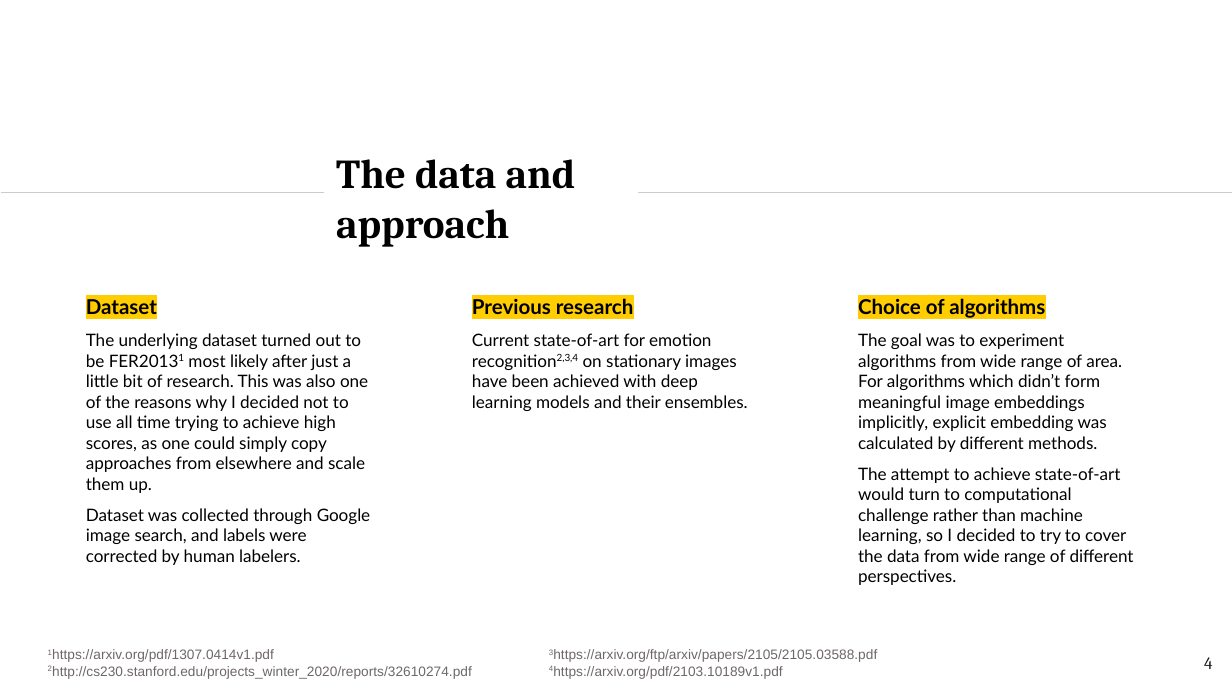
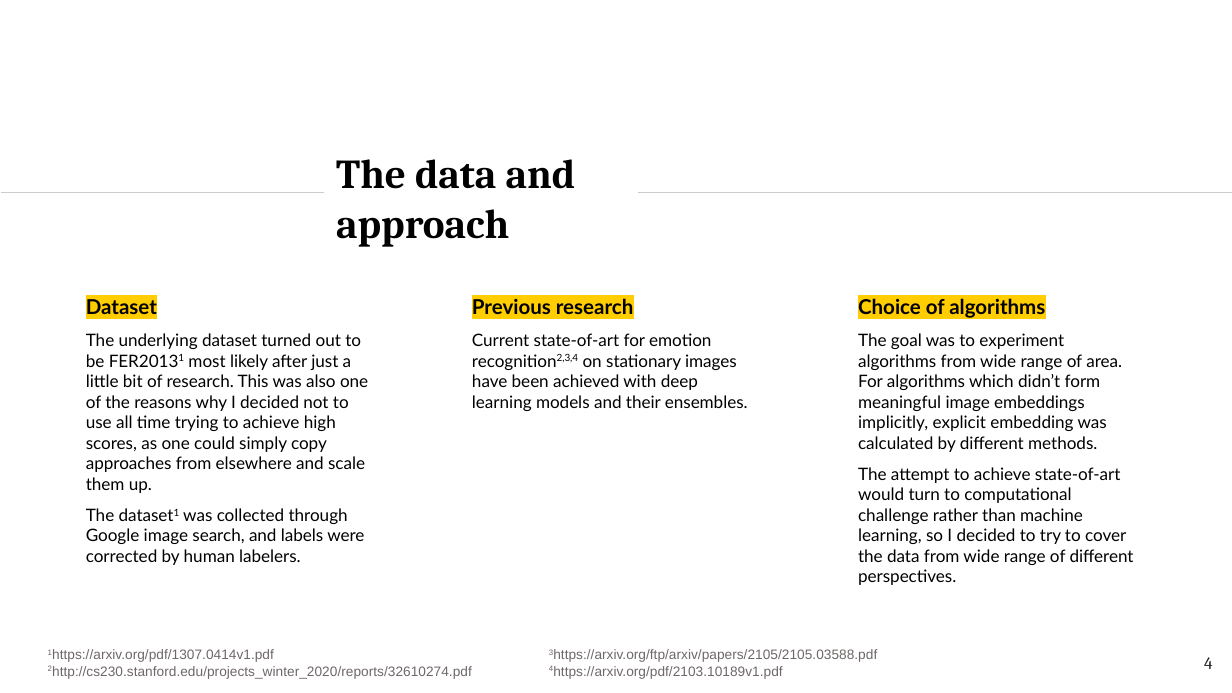
Before and after one commit to TeemuSo/Loop-Q-prize, a slide deck: slide 4 of reports/Sormunen, Teemu_Overview.pptx. Drawn at 1232x693 pixels with LibreOffice and Linux fonts; fonts in the diff are those of the drawing. Boxes give left, top, right and bottom in pixels: in the first picture for what was removed or moved away, otherwise in the second. Text is boxed around its words. In the diff, an @@ line names an element or a change of style, - is before the commit and + after.

```diff
--- a/reports/Sormunen, Teemu_Overview.pptx
+++ b/reports/Sormunen, Teemu_Overview.pptx
@@ text at box(86, 508, 364, 565): text changed @@
-Dataset was collected through Google image search, and labels were corrected by human labelers.
+The dataset1 was collected through Google image search, and labels were corrected by human labelers.
```
Also in this commit, not shown: 9 other slides changed, 1 slide added, 1 other file.
